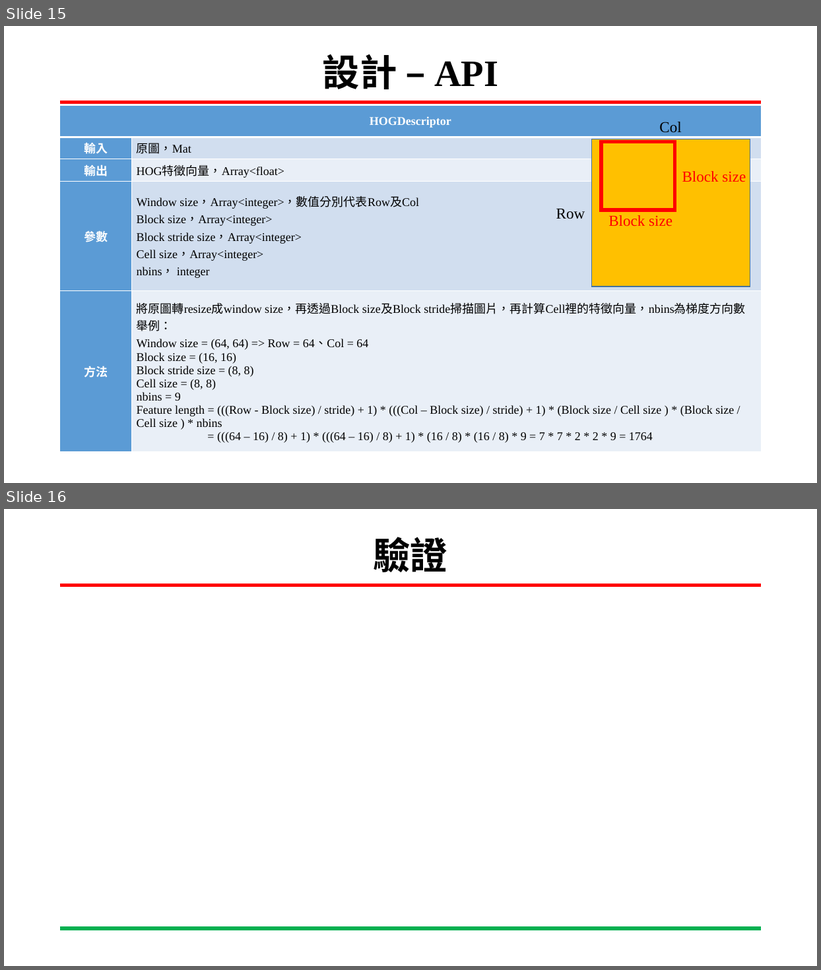
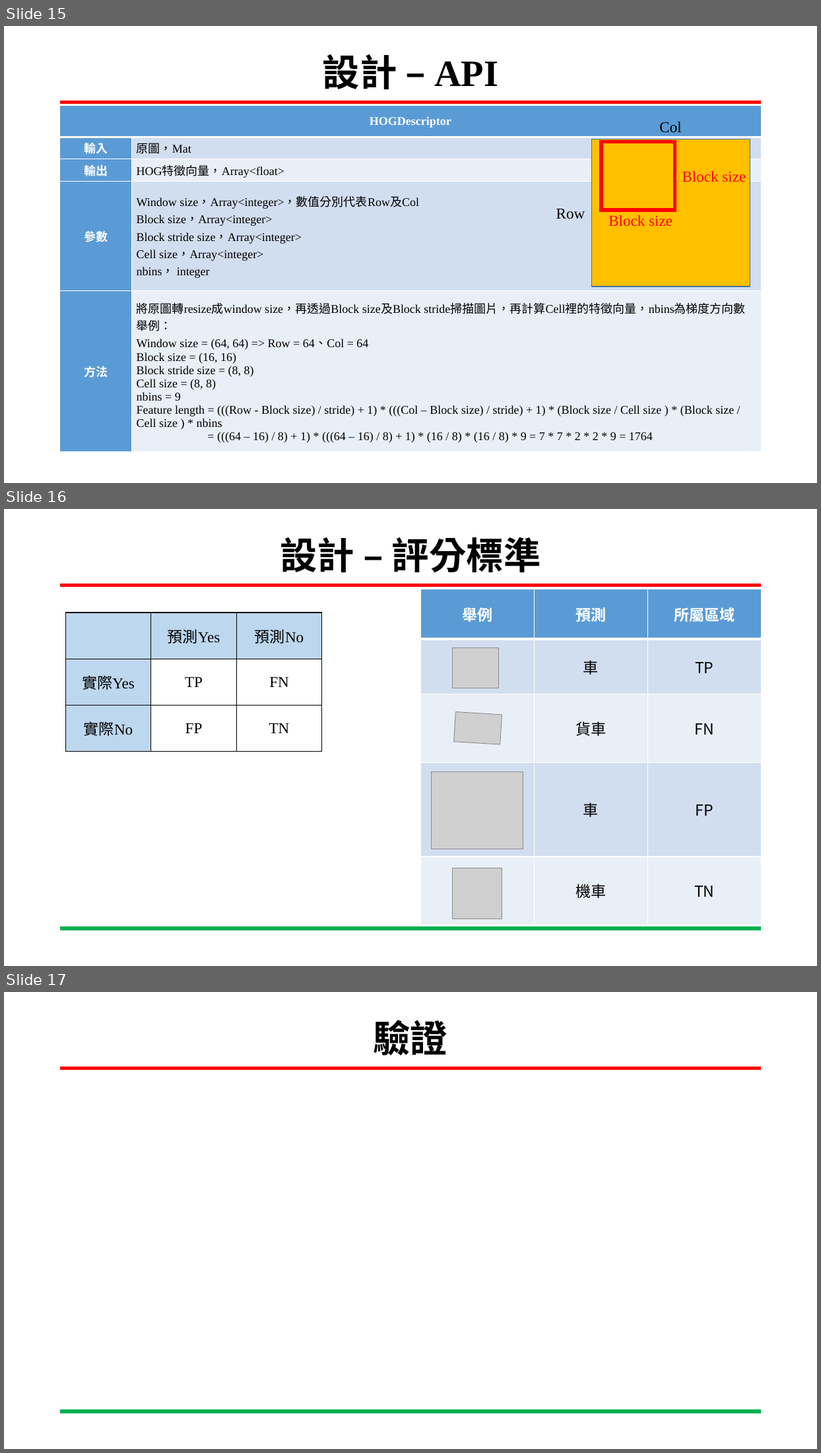
Before and after one commit to YUXING-LEE/image_process, a slide deck: final/基於分散式網路架構訓練階層式分類模型.pptx. Shown one above the other, each under a label of ours: slides 15 and 16 before the commit, slides 15, 16 and 17 after it. The pictures are 821x970 and 821x1453 pixels, drawn with LibreOffice and Linux fonts; fonts in the diff are those of the drawing; grey boxes stand for pictures; background and template pictures are left out. Boxes give left, top, right and bottom in pixels: in the first picture for what was removed or moved away, otherwise in the second. Text is boxed around its words. In the diff, an @@ line names an element or a change of style, - is before the commit and + after.

Commit message:
final

```diff
--- a/final/基於分散式網路架構訓練階層式分類模型.pptx
+++ b/final/基於分散式網路架構訓練階層式分類模型.pptx
@@ slide 16 added at (4,509,817,966), background #FFFFFF; not listed: 2 template elements that a slide beside it also shows @@
@@ title added at (280,537,541,573), 44 pt, text #000000, bold @@
+設計 – 評分標準
@@ table added at (421,589,762,925), 5 rows, 3 columns @@
+舉例 | 預測 | 所屬區域
+ | 車 | TP
+ | 貨車 | FN
+ | 車 | FP
+ | 機車 | TN
@@ table added at (65,613,322,752), 3 rows, 3 columns @@
+ | 預測Yes | 預測No
+實際Yes | TP | FN
+實際No | FP | TN
@@ picture added at (452,648,499,689) @@
@@ picture added at (454,712,502,745) @@
@@ picture added at (432,772,523,850) @@
@@ picture added at (452,868,502,919) @@
@@ what was slide 16 is now slide 17 @@
```
